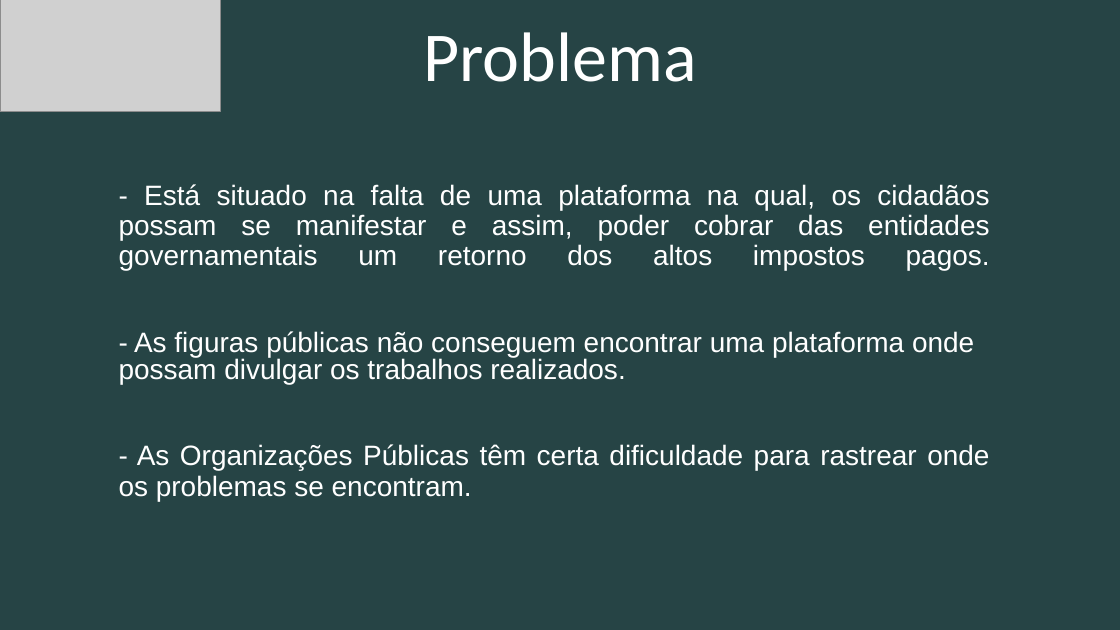
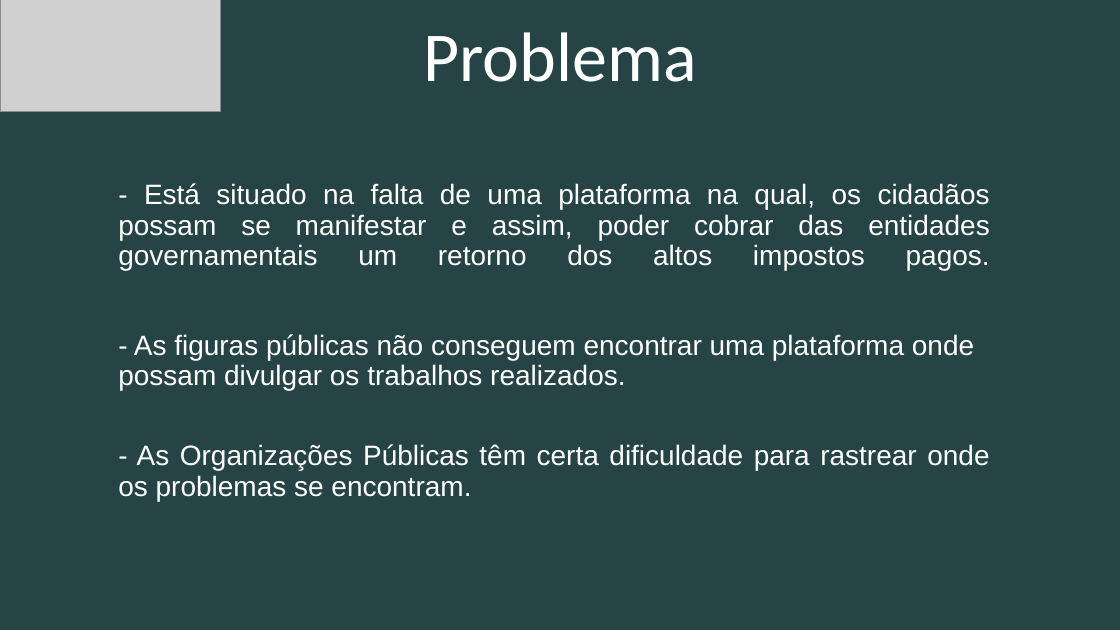
Before and after one commit to ICEI-PUC-Minas-PPLES-TI/plf-es-2020-2-tiii-0940100-cit, a slide deck: slide 3 of Divulgacao/Apresentacao/ProjetoCIT.pptx. Drawn at 1120x630 pixels with LibreOffice and Linux fonts; fonts in the diff are those of the drawing; grey boxes stand for pictures. Boxes give left, top, right and bottom in pixels: in the first picture for what was removed or moved away, otherwise in the second. Text is boxed around its words. In the diff, an @@ line names an element or a change of style, - is before the commit and + after.

```diff
--- a/Divulgacao/Apresentacao/ProjetoCIT.pptx
+++ b/Divulgacao/Apresentacao/ProjetoCIT.pptx
@@ text "- As figuras públicas não ..." at [118, 334, 974, 390]: line spacing 0.8 to 0.9 @@
```
Also in this commit, not shown: 7 other slides changed.
